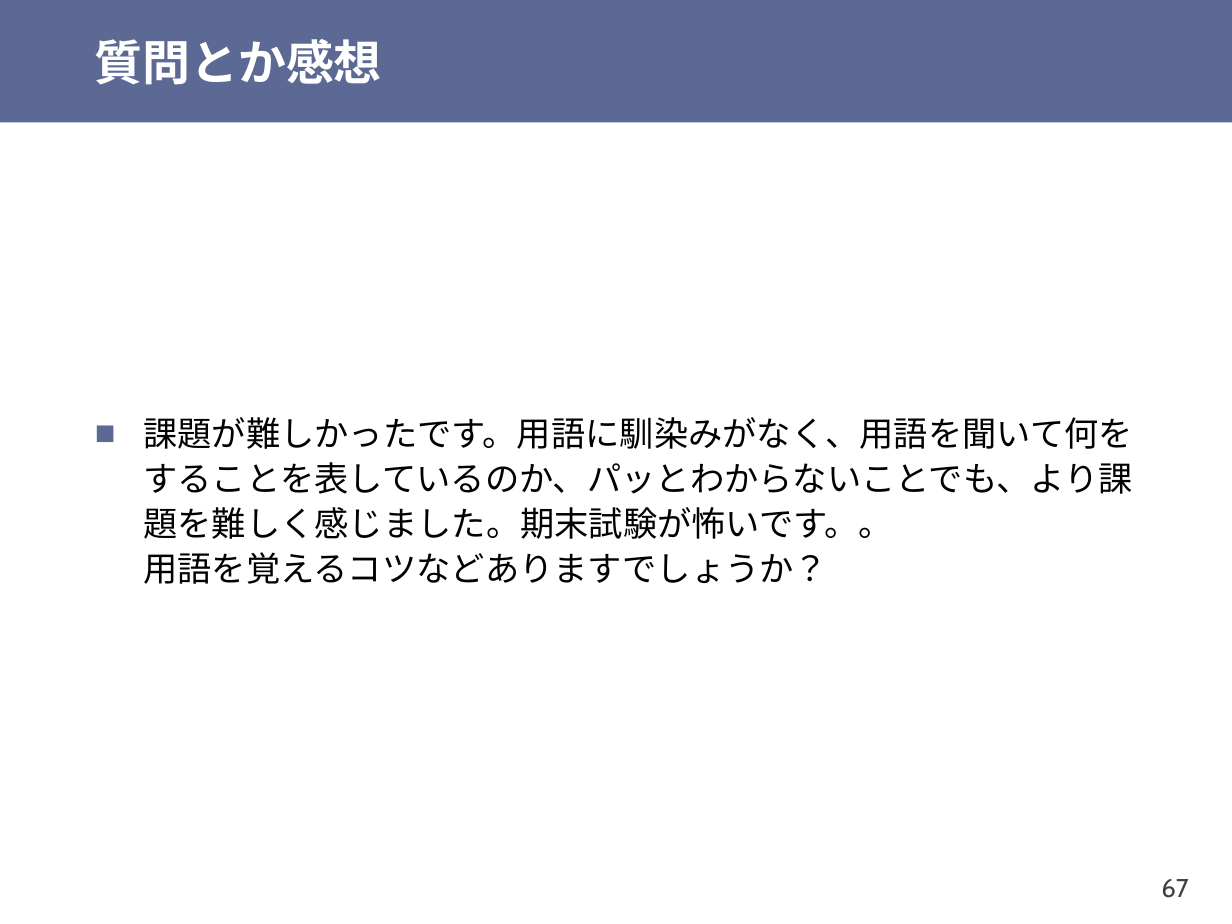
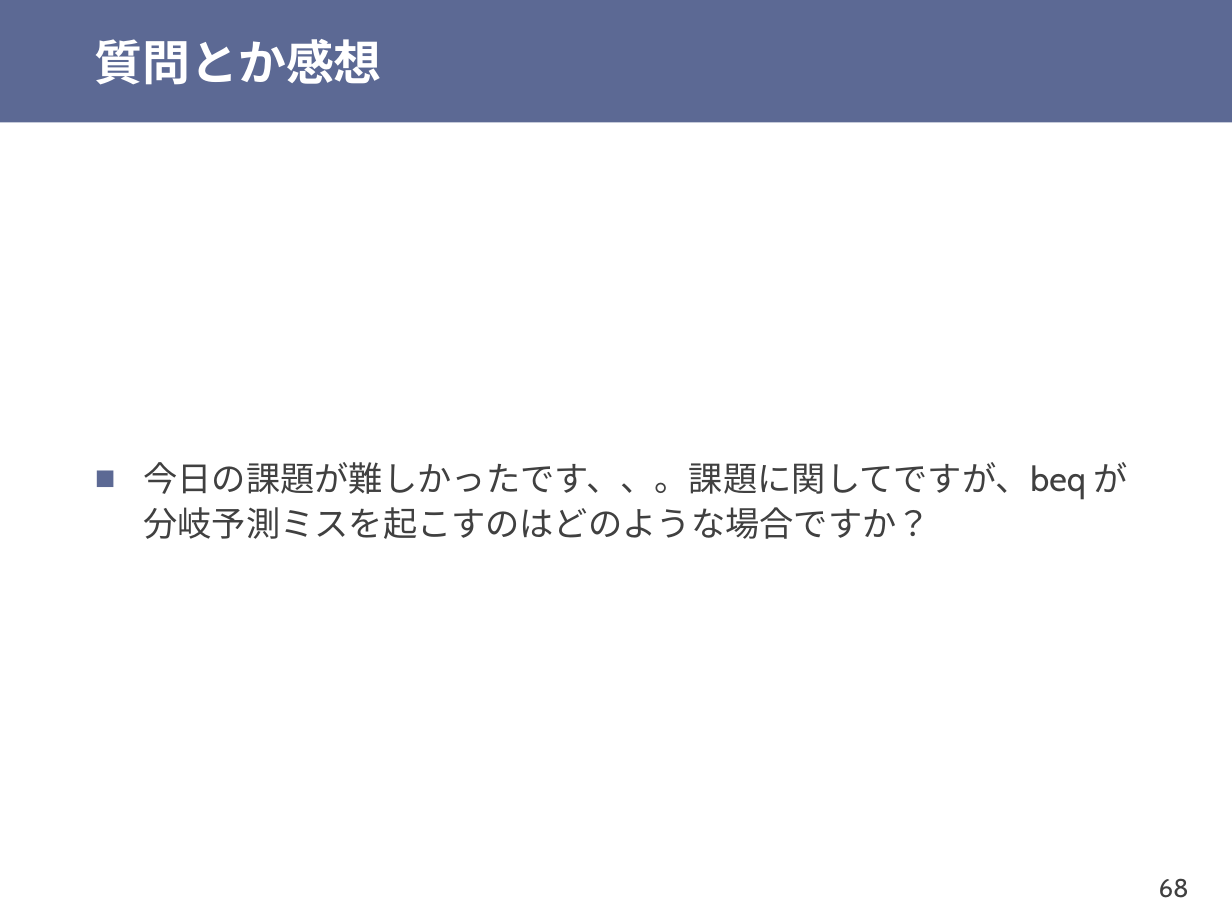
Before and after one commit to shioyadan/otya-computer-architecture-i, a slide deck: slide 68 of cai-shioya-08.pptx (slide 67 before the commit). Drawn at 1232x924 pixels with LibreOffice and Linux fonts; fonts in the diff are those of the drawing. Boxes give left, top, right and bottom in pixels: in the first picture for what was removed or moved away, otherwise in the second. Text is boxed around its words. In the diff, an @@ line names an element or a change of style, - is before the commit and + after.

```diff
--- a/cai-shioya-08.pptx
+++ b/cai-shioya-08.pptx
@@ text at [143,462,1128,539]: text changed; font Noto Sans CJK JP to Cabin; text colour #000000 to #404040 @@
-■ 課題が難しかったです。用語に馴染みがなく、用語を聞いて何をすることを表しているのか、パッとわからないことでも、より課題を難しく感じました。期末試験が怖いです。。
-  用語を覚えるコツなどありますでしょうか？
+■ 今日の課題が難しかったです、、。課題に関してですが、beq が分岐予測ミスを起こすのはどのような場合ですか？
@@ page number at [1159,878,1189,898]: text changed @@
-67
+68
```
Also in this commit, not shown: 15 other slides changed, 19 slides added, 5 slides removed, 1 other file.
